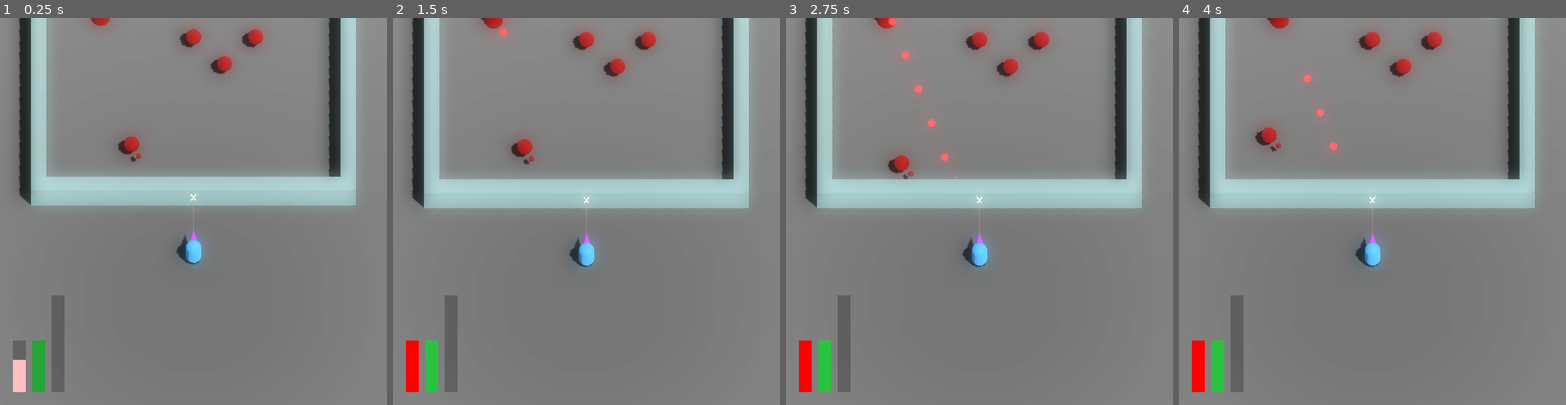
Above: before the commit, frames 1-4 (left to right).
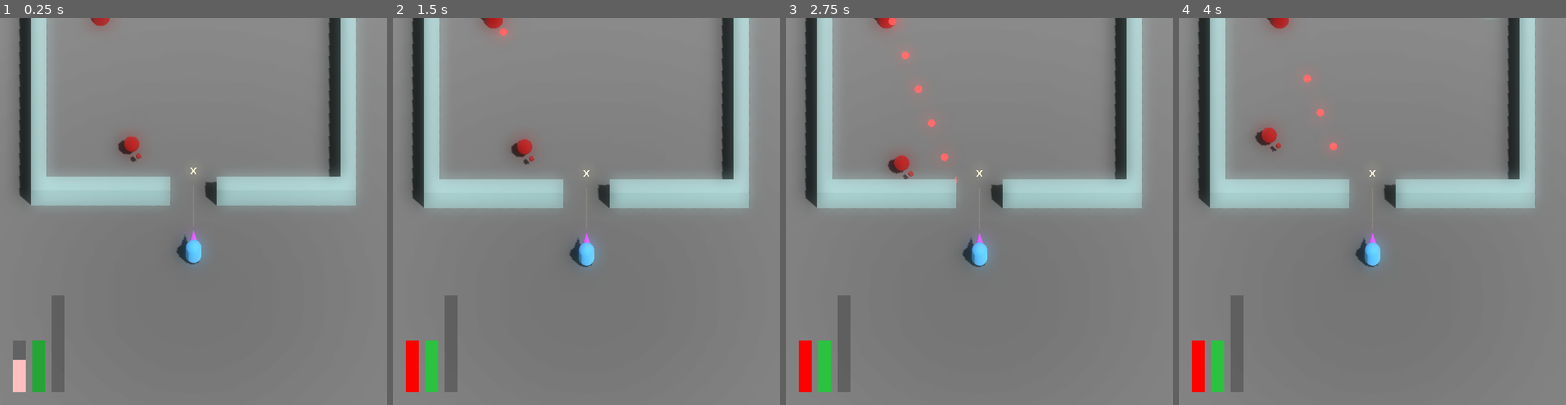
Above: after the commit, the same moments.

Repository: JackEvans24/bullet-absorb
Game: Godot game, scene res://scenes/main.tscn
Two runs of this game, one before a commit and one after it. Both use one fixed random seed, a clock stepped at 60 frames per second and the inputs below.
Inputs:
- Up to frame 1 (0.25 s): no input
- Up to frame 2 (1.5 s): tap Enter at 1.25 s
- Up to frame 3 (2.75 s): no input
- Up to frame 4 (4 s): no input

The runs differ from the first frame. In frame 1, 1.6% of the frame differs, in the area x 44-68%, y 2-49%; in frame 2, 1.6%; in frame 3, 1.6%; in frame 4, 1.6%.

Commit message:
feat: close all doors on player enter

Diff:
--- a/scenes/main.tscn
+++ b/scenes/main.tscn
@@ -1,11 +1,10 @@
-[gd_scene load_steps=15 format=3 uid="uid://ccgpc6v5lruew"]
+[gd_scene load_steps=14 format=3 uid="uid://ccgpc6v5lruew"]
 
 [ext_resource type="PackedScene" uid="uid://c3tj0pdcum4wd" path="res://prefabs/player.tscn" id="1_e5x1h"]
 [ext_resource type="Script" path="res://scripts/main.gd" id="1_rtjol"]
 [ext_resource type="PackedScene" uid="uid://b4f4su1e66ujd" path="res://prefabs/room.tscn" id="2_2rk65"]
 [ext_resource type="PackedScene" uid="uid://bhxrs6pph350t" path="res://scenes/hud.tscn" id="2_bqahq"]
 [ext_resource type="PackedScene" uid="uid://cl1dul38xrvt2" path="res://prefabs/cameras.tscn" id="4_nws0m"]
-[ext_resource type="PackedScene" uid="uid://c3ytmjd7pe4pg" path="res://prefabs/enemies/enemy.tscn" id="5_4wclf"]
 [ext_resource type="PackedScene" uid="uid://wfijrpbc1nxm" path="res://prefabs/enemies/turret.tscn" id="6_nrrgo"]
 [ext_resource type="Script" path="res://scripts/effects/hit_stop.gd" id="8_dyhou"]
 [ext_resource type="PackedScene" uid="uid://bcjb1jnr0y5mb" path="res://prefabs/power/power_generator.tscn" id="9_cyv5f"]
@@ -58,6 +57,7 @@
 
 [node name="Room" parent="World" instance=ExtResource("2_2rk65")]
 transform = Transform3D(1, 0, 0, 0, 1, 0, 0, 0, 1, 0, 0, -9)
+door_config = 2
 
 [node name="HUD" parent="." instance=ExtResource("2_bqahq")]
 
@@ -70,15 +70,6 @@
 [node name="Player" parent="." instance=ExtResource("1_e5x1h")]
 transform = Transform3D(1, 0, 0, 0, 1, 0, 0, 0, 1, 0, 1, 5)
 
-[node name="Enemy1" parent="." instance=ExtResource("5_4wclf")]
-transform = Transform3D(1, 0, 0, 0, 1, 0, 0, 0, 1, 0, 1, -11)
-
-[node name="Enemy3" parent="." instance=ExtResource("5_4wclf")]
-transform = Transform3D(1, 0, 0, 0, 1, 0, 0, 0, 1, 4, 1, -11)
-
-[node name="Enemy2" parent="." instance=ExtResource("5_4wclf")]
-transform = Transform3D(1, 0, 0, 0, 1, 0, 0, 0, 1, 2, 1, -9)
-
 [node name="Turret" parent="." instance=ExtResource("6_nrrgo")]
 transform = Transform3D(1, 0, 0, 0, 1, 0, 0, 0, 1, -6, 1, -13)
 
--- a/scripts/mechanics/rooms/door.gd
+++ b/scripts/mechanics/rooms/door.gd
@@ -2,6 +2,6 @@
 
 @onready var collider: CollisionShape3D = $Collider
 
-func set_active(active: bool):
-	collider.disabled = !active
-	visible = active
+func set_closed(closed: bool):
+	collider.disabled = !closed
+	visible = closed
--- a/scripts/mechanics/rooms/room.gd
+++ b/scripts/mechanics/rooms/room.gd
@@ -10,6 +10,6 @@
 	boundary.set_doors(door_config)
 	player_detection.body_entered.connect(_on_player_entered)
 
-func _on_player_entered(body: Node3D):
-	print("PLAYER ENTERED: %s" % body.name)
+func _on_player_entered(_body: Node3D):
 	player_detection.body_entered.disconnect(_on_player_entered)
+	boundary.call_deferred("close_all_doors")
--- a/scripts/mechanics/rooms/room_doors.gd
+++ b/scripts/mechanics/rooms/room_doors.gd
@@ -9,7 +9,13 @@
 @onready var right_door: Door = $Right/Door
 
 func set_doors(doors: int):
-	front_door.set_active(doors&Walls.FORWARD == 0)
-	back_door.set_active(doors&Walls.BACK == 0)
-	left_door.set_active(doors&Walls.LEFT == 0)
-	right_door.set_active(doors&Walls.RIGHT == 0)
+	front_door.set_closed(doors&Walls.FORWARD == 0)
+	back_door.set_closed(doors&Walls.BACK == 0)
+	left_door.set_closed(doors&Walls.LEFT == 0)
+	right_door.set_closed(doors&Walls.RIGHT == 0)
+
+func close_all_doors():
+	front_door.set_closed(true)
+	back_door.set_closed(true)
+	left_door.set_closed(true)
+	right_door.set_closed(true)
